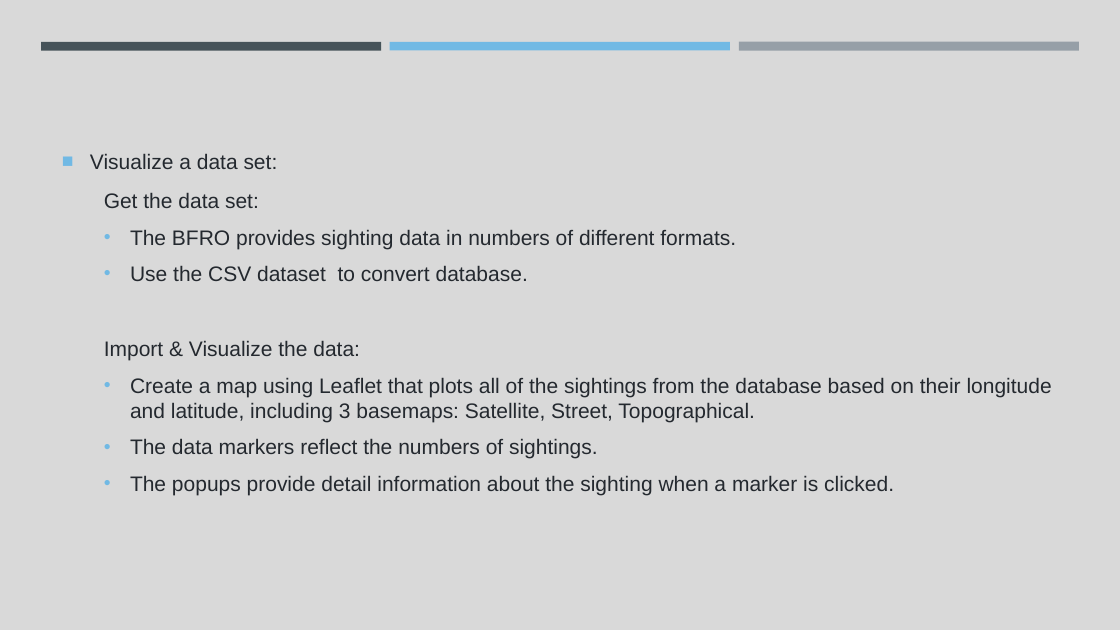
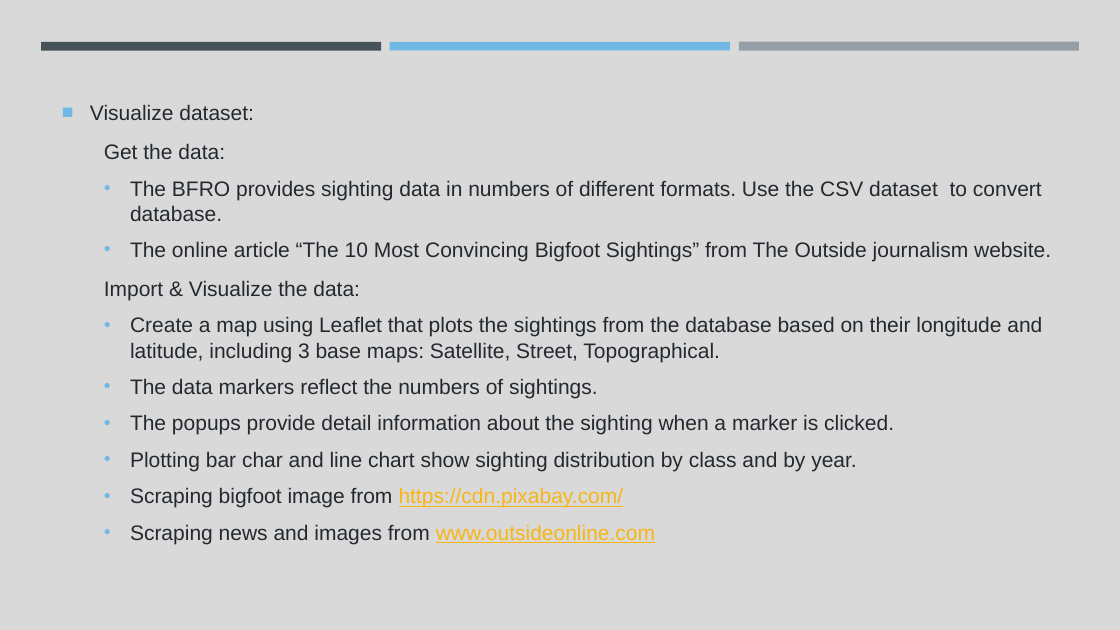
Before and after one commit to CBPher24/Where_has_bigfoot_been, a slide deck: slide 9 of Team 3.pptx. Drawn at 1120x630 pixels with LibreOffice and Linux fonts; fonts in the diff are those of the drawing. Boxes give left, top, right and bottom in pixels: in the first picture for what was removed or moved away, otherwise in the second. Text is boxed around its words. In the diff, an @@ line names an element or a change of style, - is before the commit and + after.

```diff
--- a/Team 3.pptx
+++ b/Team 3.pptx
@@ text at box(90, 105, 1051, 262): text changed @@
-■ Visualize a data set:
-Get the data set:
-  • The BFRO provides sighting data in numbers of different formats.
-  • Use the CSV dataset to convert database.
+■ Visualize dataset:
+Get the data:
+  • The BFRO provides sighting data in numbers of different formats. Use the CSV dataset to convert database.
+  • The online article “The 10 Most Convincing Bigfoot Sightings” from The Outside journalism website.
@@ text at box(130, 317, 1042, 362): text changed @@
-  • Create a map using Leaflet that plots all of the sightings from the database based on their longitude and latitude, including 3 basemaps: Satellite, Street, Topographical.
+  • Create a map using Leaflet that plots the sightings from the database based on their longitude and latitude, including 3 base maps: Satellite, Street, Topographical.
@@ text at box(130, 452, 856, 544): paragraphs added @@
+  • Plotting bar char and line chart show sighting distribution by class and by year.
+  • Scraping bigfoot image from https://cdn.pixabay.com/
+  • Scraping news and images from www.outsideonline.com
```
Also in this commit, not shown: 9 other slides changed, 3 slides added, 15 other files.
